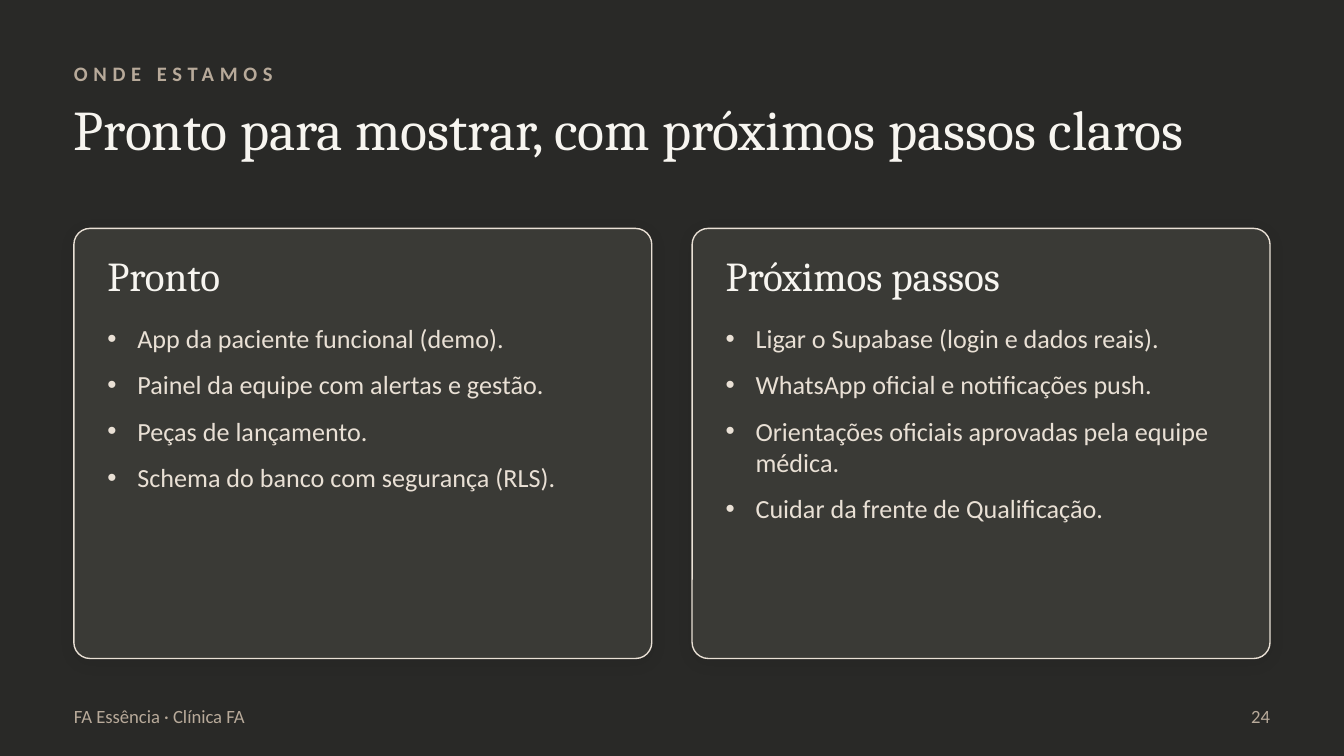
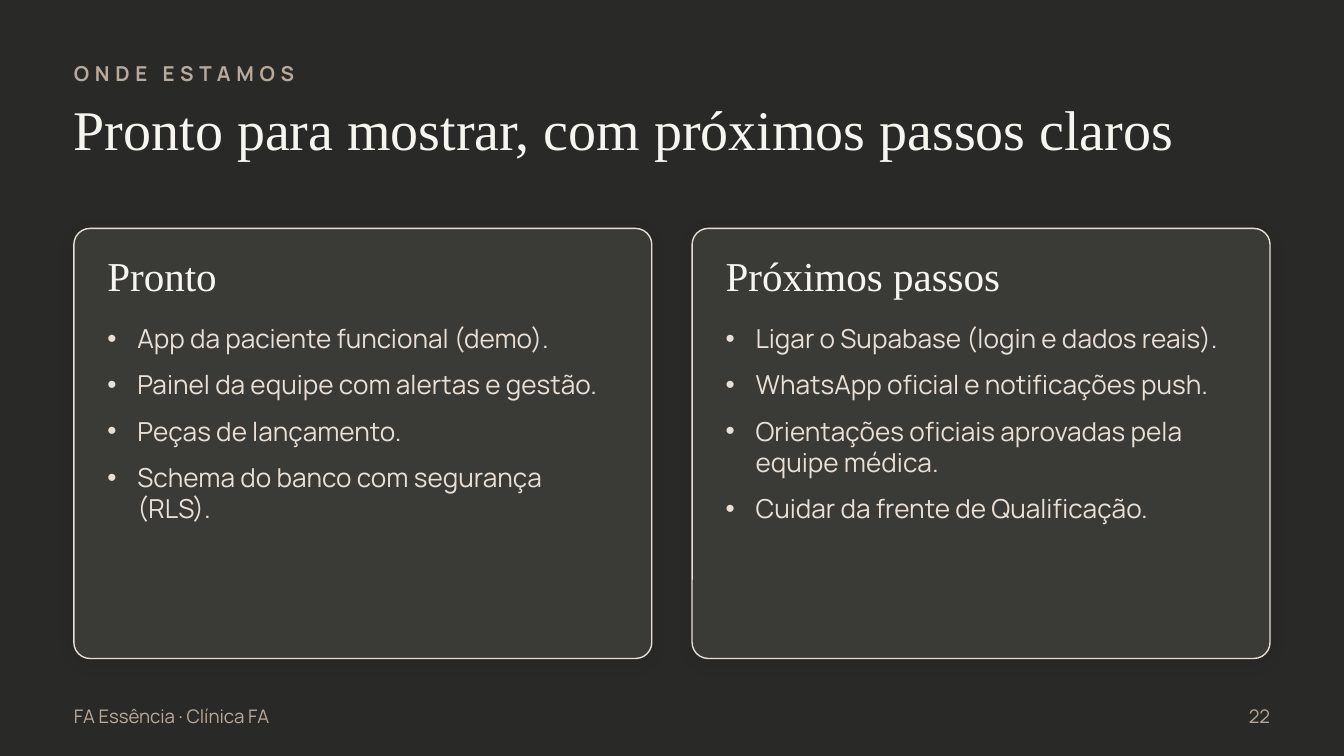
Before and after one commit to joaogstrapa10-cell/strapa.ai, a slide deck: slide 22 of FA-Essencia-Apresentacao.pptx (slide 24 before the commit). Drawn at 1344x756 pixels with LibreOffice and Linux fonts; fonts in the diff are those of the drawing. Boxes give left, top, right and bottom in pixels: in the first picture for what was removed or moved away, otherwise in the second. Text is boxed around its words. In the diff, an @@ line names an element or a change of style, - is before the commit and + after.

```diff
--- a/FA-Essencia-Apresentacao.pptx
+++ b/FA-Essencia-Apresentacao.pptx
@@ font Cambria to Times New Roman in 3 elements at (74, 111, 1174, 160), (107, 264, 216, 292), (726, 262, 1000, 299) @@
@@ font Calibri to Manrope in 4 elements at (74, 708, 269, 723), (74, 66, 294, 82), (137, 326, 597, 522), (756, 326, 1218, 524) @@
@@ text at (1249, 709, 1270, 723): text changed; font Calibri to Manrope @@
-24
+22
```
Also in this commit, not shown: 19 other slides changed, 2 slides added, 4 slides removed.
